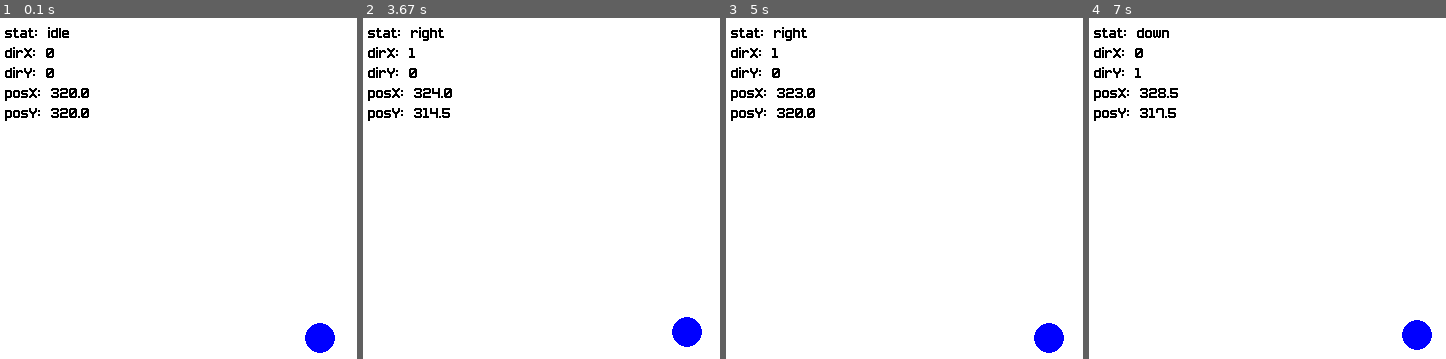
Above: before the commit, frames 1-4 (left to right).
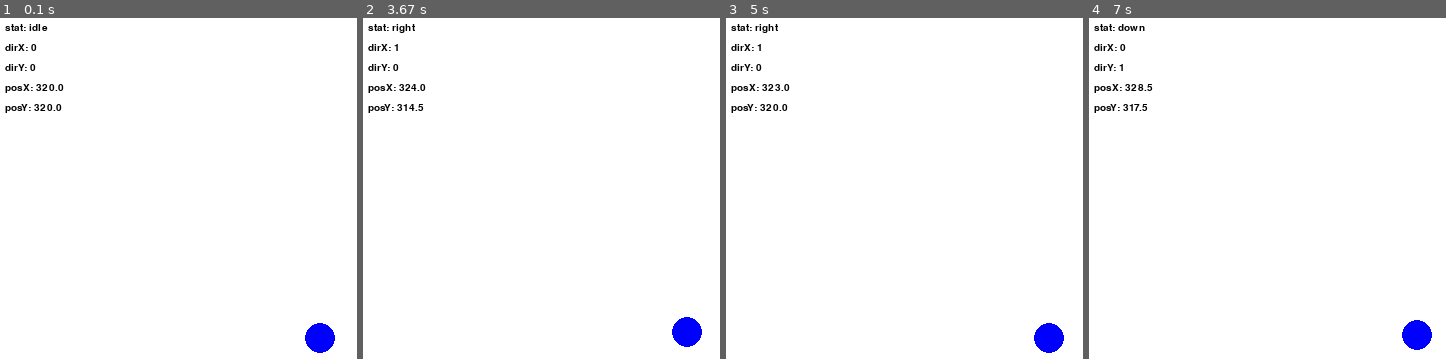
Above: after the commit, the same moments.

Repository: Kegori-programmer/tanks
Game: pygame game, started from main.py
Same seed, same stepped clock (60 frames per second), same inputs: the game is played once before the commit and once after it.
Inputs:
- Up to frame 1 (0.1 s): no input
- Up to frame 2 (3.67 s): hold Right 0.33-0.8 s; hold Up 0.83-1.13 s; hold Right 1.17-1.63 s; hold Left 1.67-2.2 s; hold Down 2.23-2.53 s; hold Left 2.57-2.97 s; hold Up 3-3.37 s; hold Right from 3.4 s (still down)
- Up to frame 3 (5 s): release Right at 4.03 s; hold Down 4.07-4.43 s; hold Left 4.47-4.93 s; hold Right from 4.97 s (still down)
- Up to frame 4 (7 s): release Right at 5.43 s; hold Up 5.47-5.77 s; hold Right 5.8-6.27 s; hold Left 6.3-6.83 s; hold Down from 6.87 s (still down)

The runs differ from the first frame. In frame 1, 1.8% of the frame differs, in the area x 1-25%, y 1-31%; in frame 2, 1.8%; in frame 3, 1.8%; in frame 4, 1.8%.

Commit message:
new branch

Diff:
--- a/main.py
+++ b/main.py
@@ -14,7 +14,7 @@
 # Set up the drawing window
 screen = pygame.display.set_mode([width, height])
 # Font
-font = pygame.font.Font('res/small_pixel-7.ttf', 20)
+font = pygame.font.Font('res/FiraMono-Medium.ttf', 15)
 # tank = {'x': width / 2, 'y': height / 2, 'size': 15, 'velocity': 0.25}
 tank = Tank(width / 2, height / 2, 15, 0.25)
 x, y, title = 0, 0, 'idle'
Binary file removed: res/small_pixel-7.ttf
